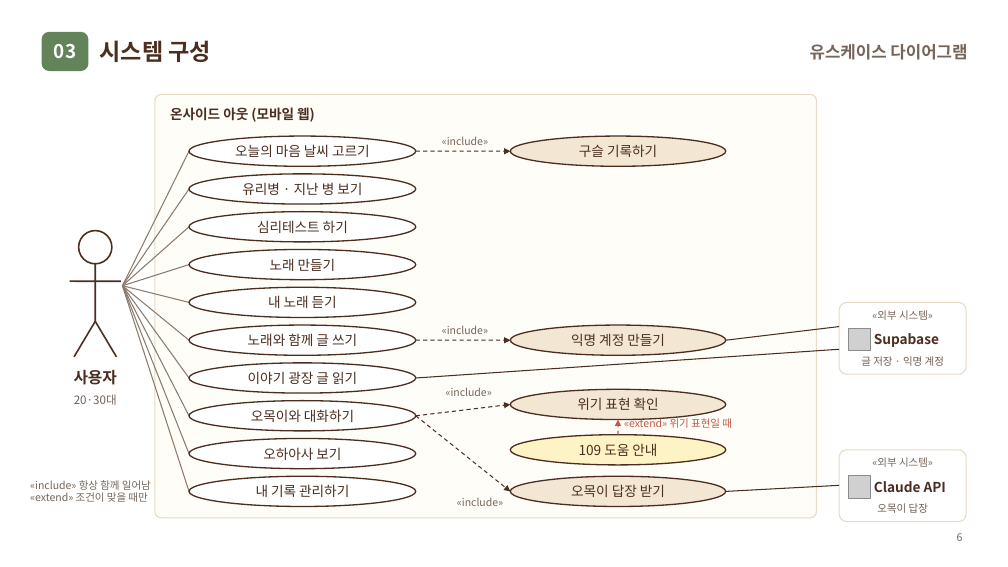
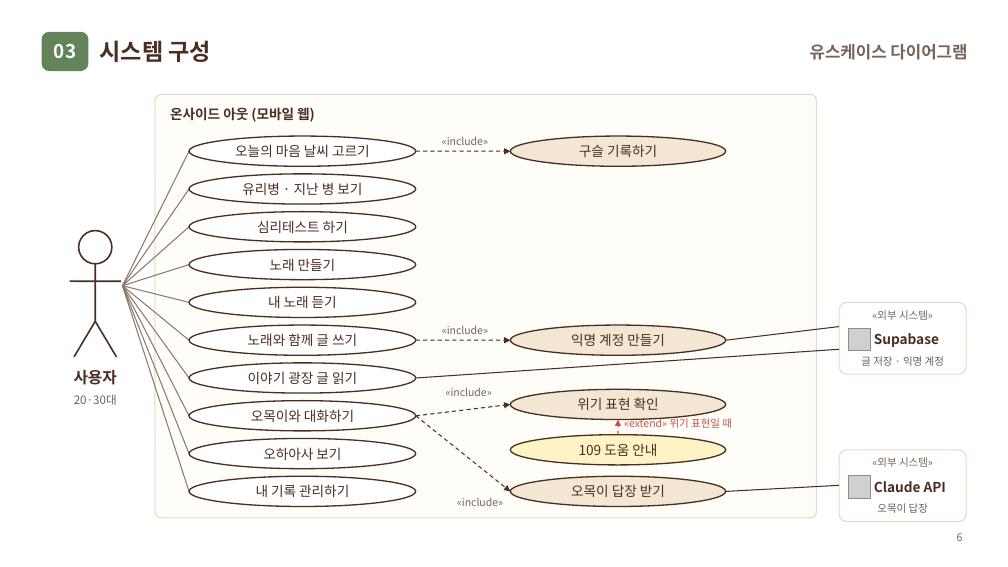
Before and after one commit to Auto-hyun/2026-2-OSSProj-Warmplus-05, a slide deck: slide 6 of doc/2_2_OSSProj_5_웜플러스_중간발표자료.pptx. Drawn at 1008x567 pixels with LibreOffice and Linux fonts; fonts in the diff are those of the drawing; grey boxes stand for pictures; background and template pictures are left out. Boxes give left, top, right and bottom in pixels: in the first picture for what was removed or moved away, otherwise in the second. Text is boxed around its words. In the diff, an @@ line names an element or a change of style, - is before the commit and + after.

```diff
--- a/doc/2_2_OSSProj_5_웜플러스_중간발표자료.pptx
+++ b/doc/2_2_OSSProj_5_웜플러스_중간발표자료.pptx
@@ text removed at box(30, 480, 151, 502) @@
-«include» 항상 함께 일어남
-«extend» 조건이 맞을 때만
```
Also in this commit, not shown: 12 other slides changed, 1 slide added, 2 slides removed.
